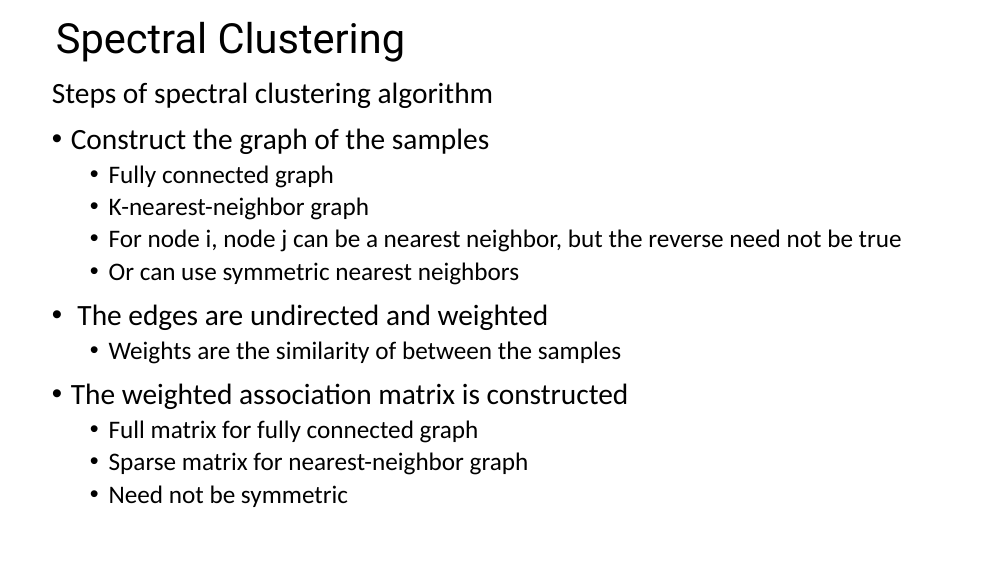
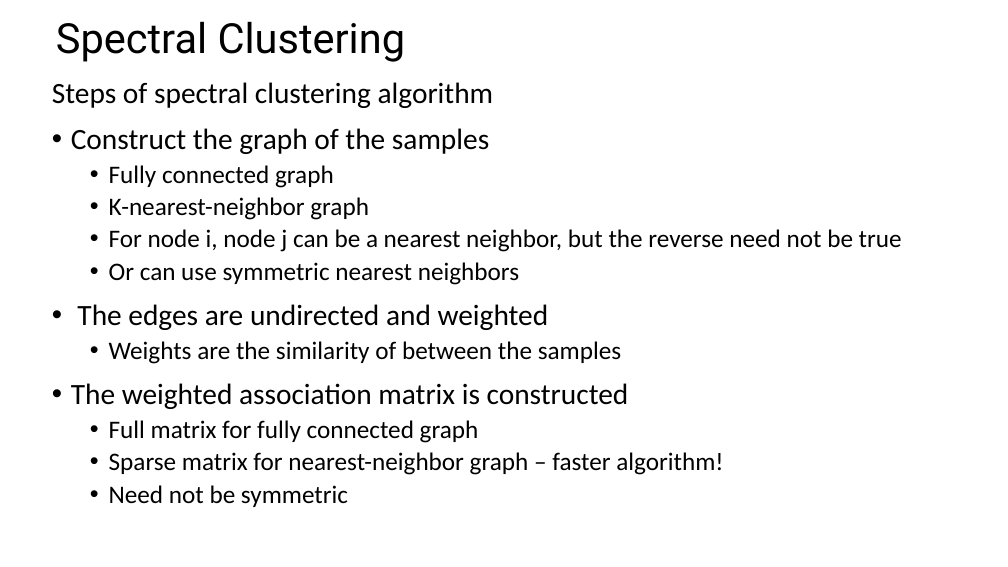
Before and after one commit to StephenElston/CSCI-E-108, a slide deck: slide 66 of slides/6_IntroductionToClustering.pptx (slide 67 before the commit). Drawn at 1008x567 pixels with LibreOffice and Linux fonts; fonts in the diff are those of the drawing. Boxes give left, top, right and bottom in pixels: in the first picture for what was removed or moved away, otherwise in the second. Text is boxed around its words. In the diff, an @@ line names an element or a change of style, - is before the commit and + after.

```diff
--- a/slides/6_IntroductionToClustering.pptx
+++ b/slides/6_IntroductionToClustering.pptx
@@ text at [109, 452, 723, 475]: text changed @@
-  • Sparse matrix for nearest-neighbor graph
+  • Sparse matrix for nearest-neighbor graph – faster algorithm!
```
Also in this commit, not shown: 3 other slides changed, 1 other file.
